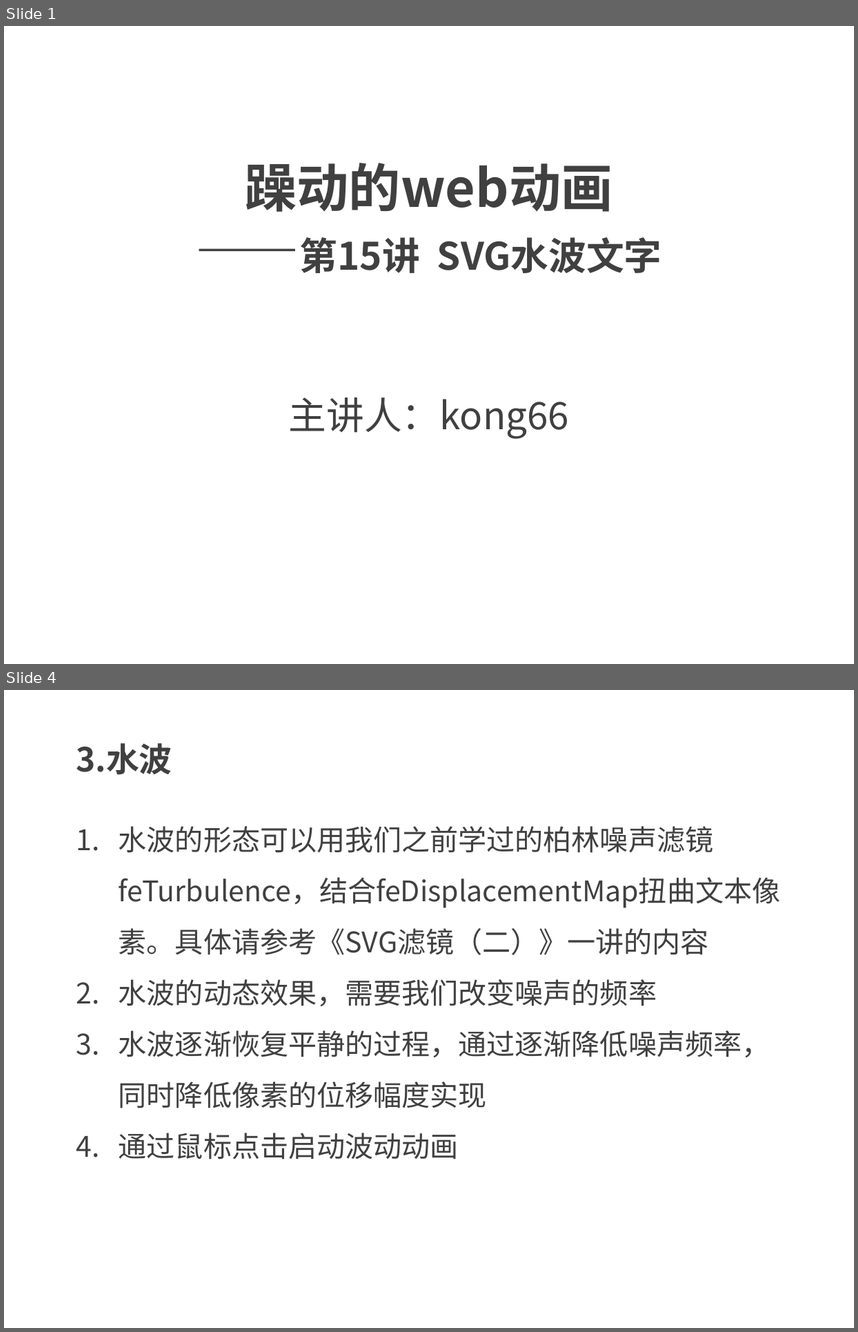
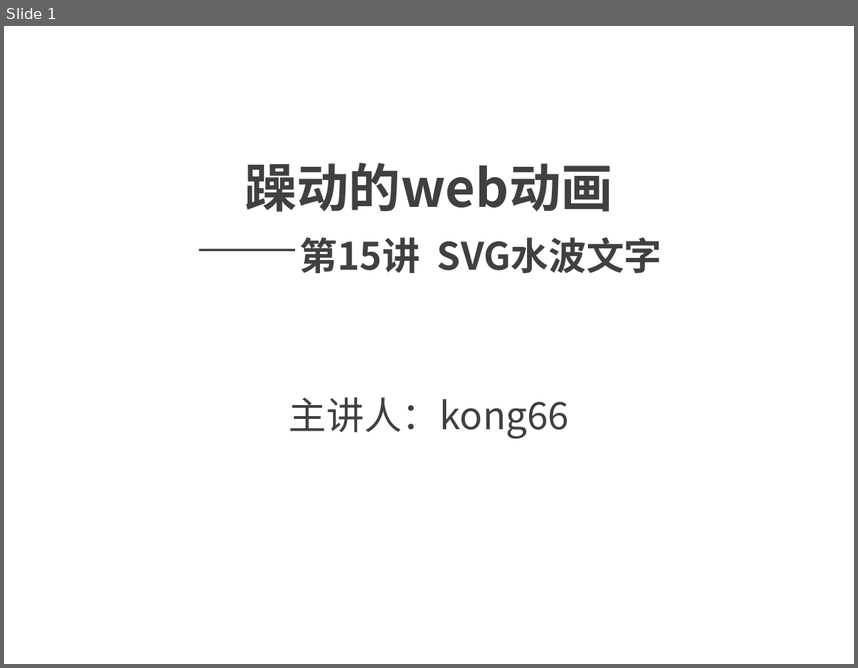
Before and after one commit to kong66/webAni, a slide deck: 15-svg-filter-text-wave/15.pptx. Shown one above the other, each under a label of ours: slides 1 and 4 before the commit, slide 1 after it; the slides between them are not shown. The pictures are 858x1332 and 858x668 pixels, drawn with LibreOffice and Linux fonts; fonts in the diff are those of the drawing. Boxes give left, top, right and bottom in pixels: in the first picture for what was removed or moved away, otherwise in the second. Text is boxed around its words. In the diff, an @@ line names an element or a change of style, - is before the commit and + after.

```diff
--- a/15-svg-filter-text-wave/15.pptx
+++ b/15-svg-filter-text-wave/15.pptx
@@ slide 4 removed at [4, 690, 854, 1328], background #FFFFFF @@
@@ text removed at [76, 743, 172, 775] @@
-3.水波
@@ text removed at [119, 826, 780, 1159] @@
-1. 水波的形态可以用我们之前学过的柏林噪声滤镜feTurbulence，结合feDisplacementMap扭曲文本像素。具体请参考《SVG滤镜（二）》一讲的内容
-2. 水波的动态效果，需要我们改变噪声的频率
-3. 水波逐渐恢复平静的过程，通过逐渐降低噪声频率，同时降低像素的位移幅度实现
-4. 通过鼠标点击启动波动动画
```
Also in this commit, not shown: 3 slides changed, 9 slides added, 7 other slides removed, 2 other files.
